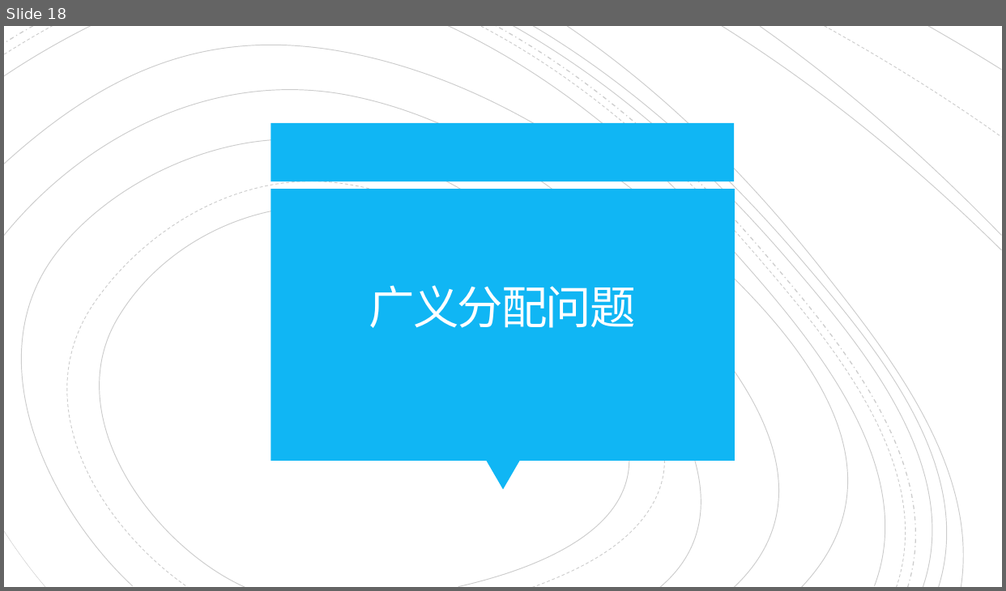
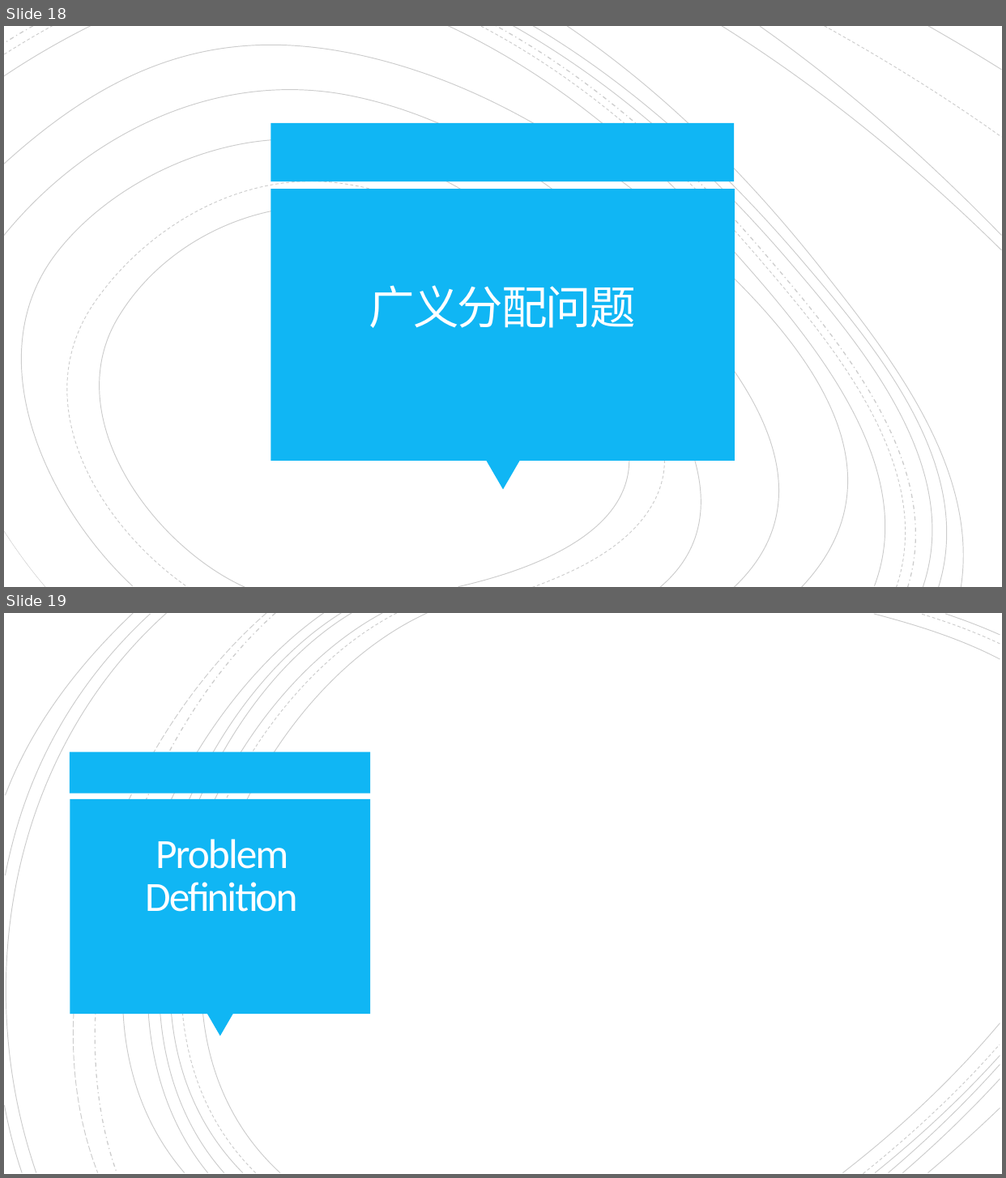
Before and after one commit to dream-tentacle/dream-tentacle.github.io, a slide deck: sources/relaxation methods.pptx. Shown one above the other, each under a label of ours: slide 18 before the commit, slides 18 and 19 after it. The pictures are 1006x591 and 1006x1178 pixels, drawn with LibreOffice and Linux fonts; fonts in the diff are those of the drawing; grey boxes stand for pictures. Boxes give left, top, right and bottom in pixels: in the first picture for what was removed or moved away, otherwise in the second. Text is boxed around its words. In the diff, an @@ line names an element or a change of style, - is before the commit and + after.

```diff
--- a/sources/relaxation methods.pptx
+++ b/sources/relaxation methods.pptx
@@ slide 19 added at box(4, 613, 1002, 1174), background #FFFFFF @@
@@ group added at box(4, 613, 1000, 1174): 21 freeform shapes @@
@@ rectangle added at box(70, 752, 371, 794), fill #10B6F4 @@
@@ rectangle added at box(70, 799, 370, 1014), fill #10B6F4 @@
@@ title added at box(145, 839, 297, 912), 40 pt, text #FFFEFF @@
+Problem Definition
@@ triangle added at box(206, 1014, 233, 1037), fill #10B6F4 @@
```
Also in this commit, not shown: 2 slides changed, 7 other slides added, 5 slides removed.
